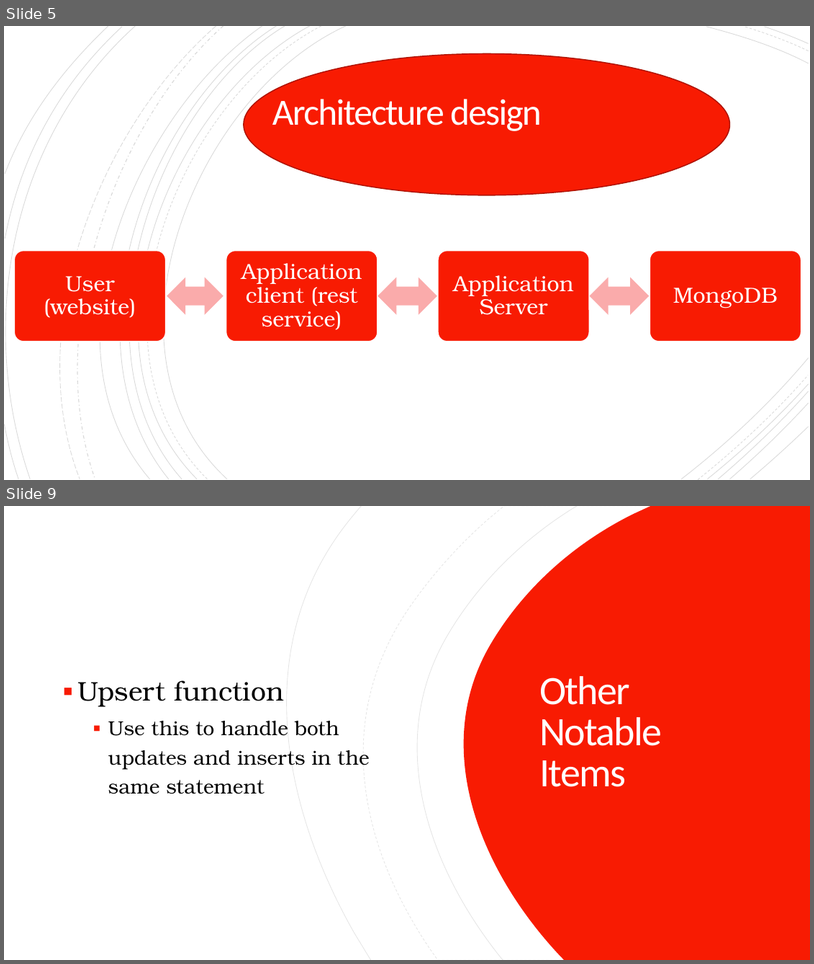
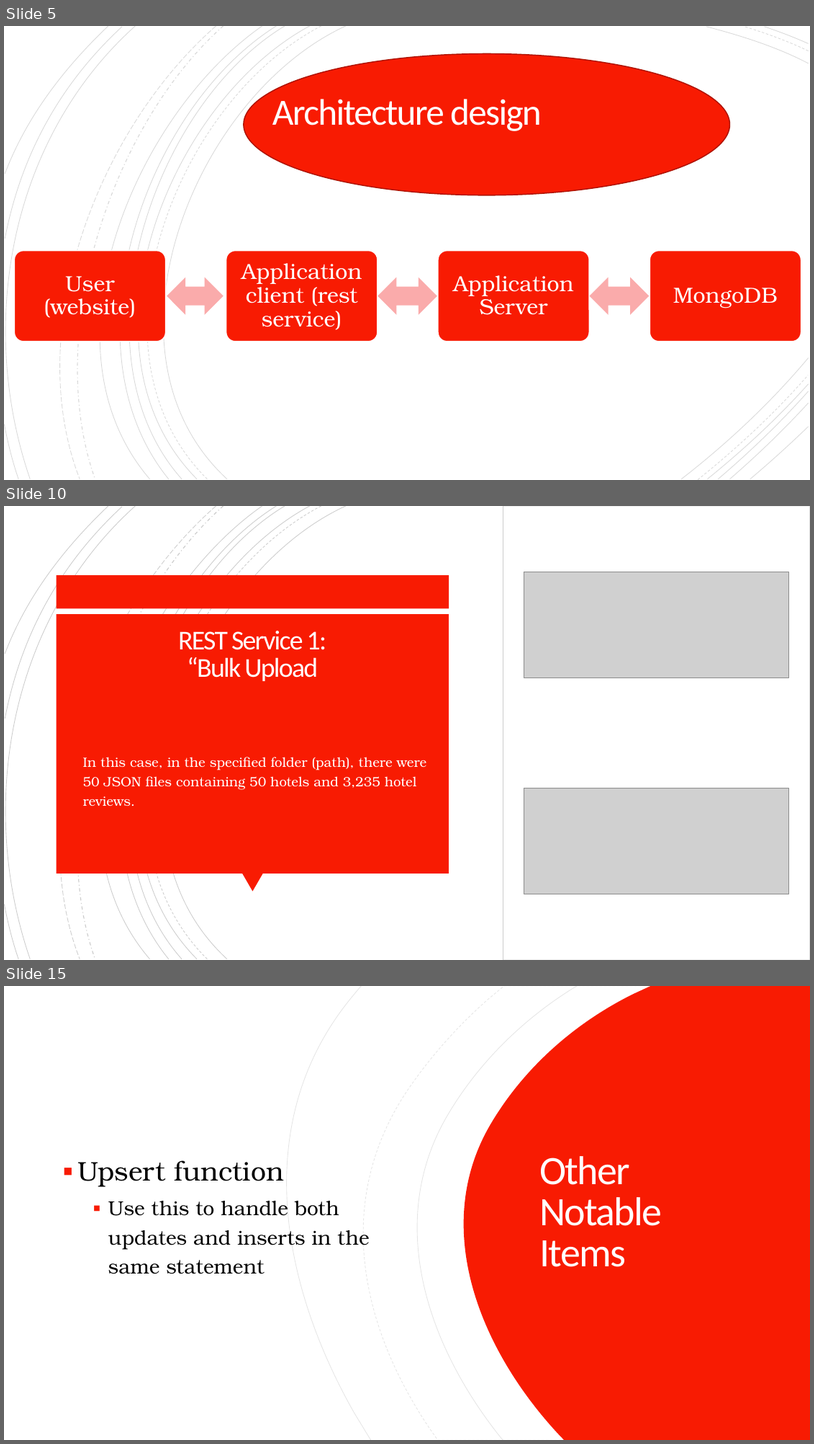
Before and after one commit to anhainguyen82/Database_Final_Project, a slide deck: MSDS_7330_Final_Term_Project.pptx. Shown one above the other, each under a label of ours: slides 5 and 9 before the commit, slides 5, 10 and 15 after it; the slides between them are not shown. The pictures are 814x964 and 814x1444 pixels, drawn with LibreOffice and Linux fonts; fonts in the diff are those of the drawing; grey boxes stand for pictures. Boxes give left, top, right and bottom in pixels: in the first picture for what was removed or moved away, otherwise in the second. Text is boxed around its words. In the diff, an @@ line names an element or a change of style, - is before the commit and + after.

Commit message:
Update MSDS_7330_Final_Term_Project.pptx
Updated with Tori's additions to the REST service

```diff
--- a/MSDS_7330_Final_Term_Project.pptx
+++ b/MSDS_7330_Final_Term_Project.pptx
@@ slide 10 added at box(4, 506, 810, 960), background #FFFFFF; not listed: 18 template elements that a slide beside it also shows @@
@@ rectangle added at box(4, 506, 810, 960), fill #FFFFFF @@
@@ group added at box(4, 506, 809, 960): 18 freeform shapes @@
@@ rectangle added at box(504, 506, 810, 960), fill #FFFFFF, outline #000000 0.75 pt @@
@@ rectangle added at box(57, 576, 449, 609), fill #F81B02 @@
@@ picture added at box(525, 572, 790, 678) @@
@@ rectangle added at box(57, 614, 449, 873), fill #F81B02 @@
@@ title added at box(178, 631, 327, 681), 32.4 pt, text #FFFEFF @@
+REST Service 1:
+“Bulk Upload
@@ text added at box(83, 757, 427, 806), 16 pt, text #FFFFFE @@
+▪ In this case, in the specified folder (path), there were 50 JSON files containing 50 hotels and 3,235 hotel reviews.
@@ picture added at box(525, 788, 790, 894) @@
@@ triangle added at box(242, 873, 263, 891), fill #F81B02 @@
@@ what was slide 9 is now slide 15 @@
```
Also in this commit, not shown: 3 slides changed, 5 other slides added.
